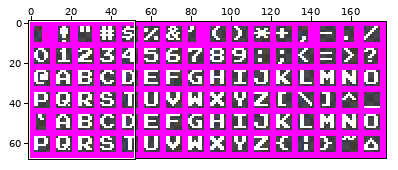
Sprite sheet, stored at MacGame/Content/Fonts/NesFontCaps.png. The first picture is a wide view before the edit; the outline marks the close-up.
Close-up. First the earlier version:
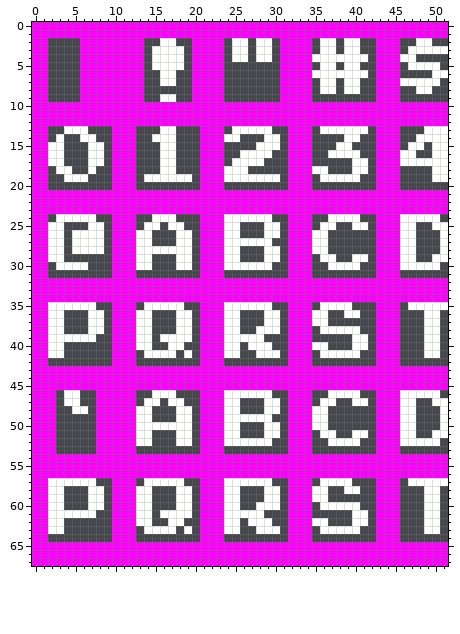
The file is 178x68 pixels. Colours within 5 levels of each other are drawn and written as one. Shown: x 0..51, y 0..67. The commit also changed other parts of the picture, which this record leaves out.
The result:
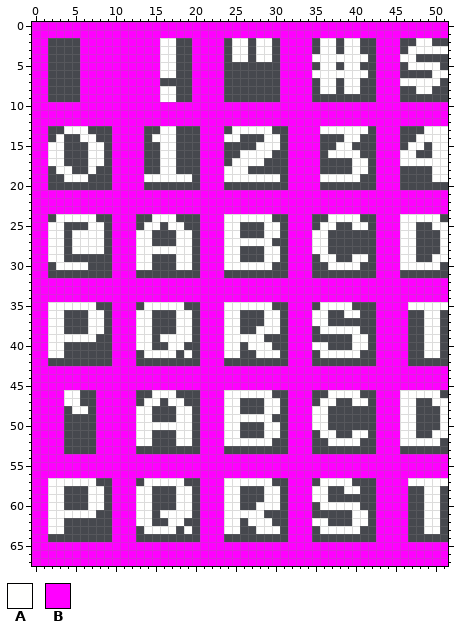
Palette (. is transparent): A #fffffe  B #ff00ff
Diff:
y 2: x 14..15 .. -> BB
y 3..5: x 14..15 .A -> BB; x 18 A -> .
y 6: x 14..15 .. -> BB
y 7: x 14..17 ..AA -> BB..
y 8: x 14..17 .... -> BBAA
y 9: x 14..15 .. -> BB
y 13..17: x 13 . -> B; x 35 . -> B
y 18: x 13 . -> B; x 35..36 AA -> B.
y 19..20: x 13 . -> B; x 35 . -> B
y 35..42: x 46 . -> B
y 46..53: x 3 . -> B
y 57..64: x 46 . -> B
